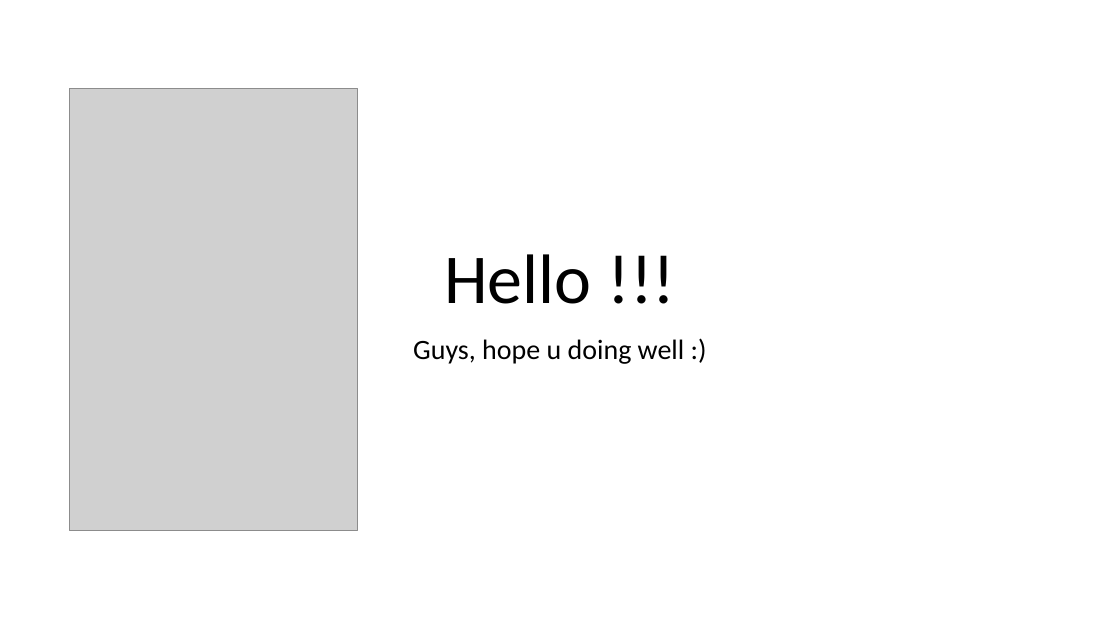
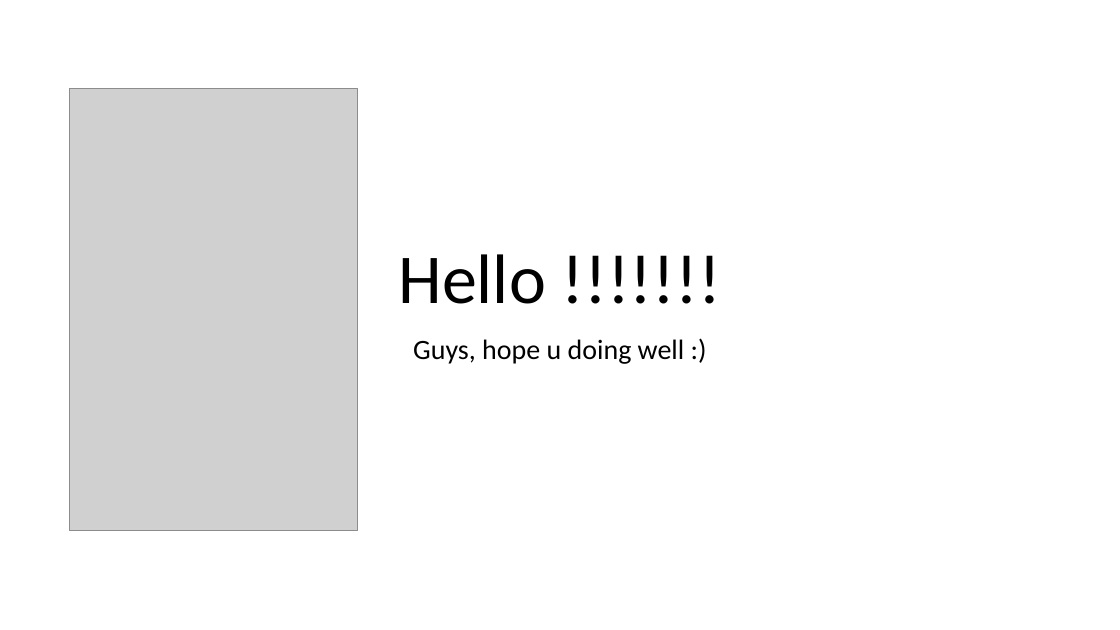
Before and after one commit to Debajyoti-DG/MyGITProjects, a slide deck: slide 1 of pps.pptx. Drawn at 1120x630 pixels with LibreOffice and Linux fonts; fonts in the diff are those of the drawing; grey boxes stand for pictures; background and template pictures are left out. Boxes give left, top, right and bottom in pixels: in the first picture for what was removed or moved away, otherwise in the second. Text is boxed around its words. In the diff, an @@ line names an element or a change of style, - is before the commit and + after.

Commit message:
Committed in github

```diff
--- a/pps.pptx
+++ b/pps.pptx
@@ title at (399,254,546,304): text changed @@
-Hello !!!
+Hello !!!!!!!
```
